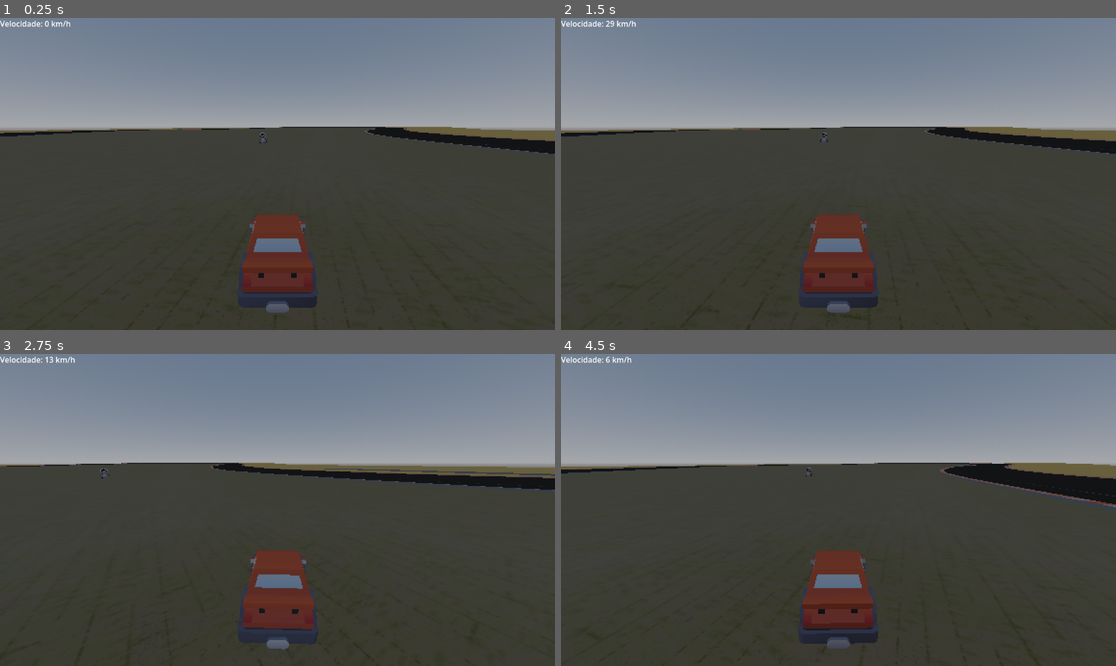
Above: before the commit, frames 1-4 (two rows, left to right).
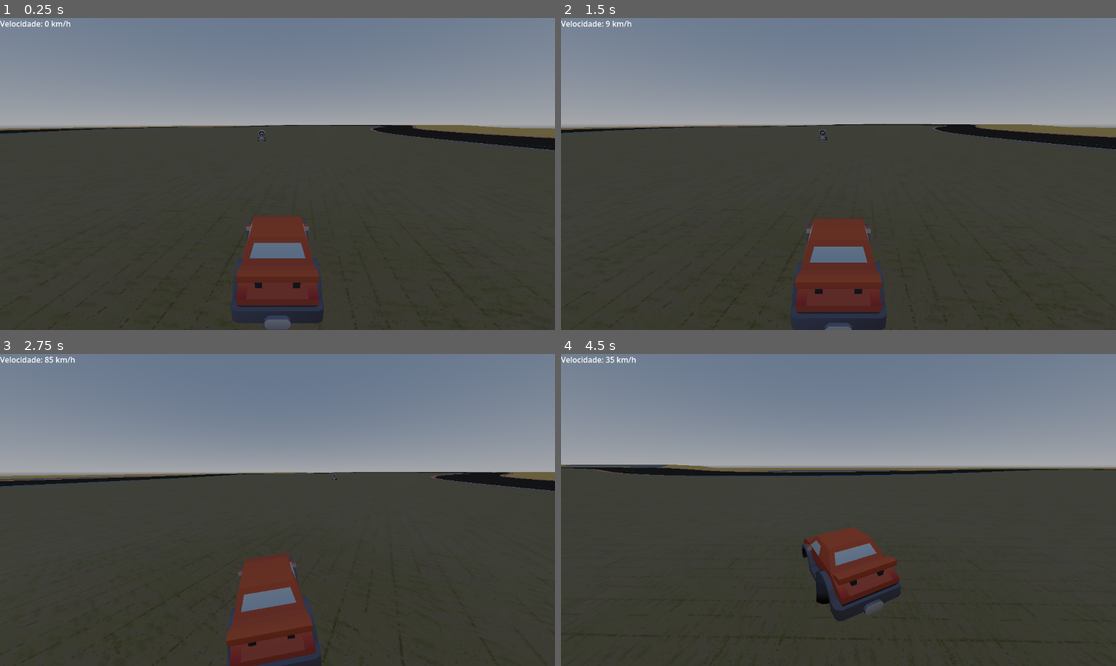
Above: after the commit, the same moments.

Repository: pdovitor/rogue-kart
Game: Godot game, scene res://Scenes/main.tscn
Same seed, same stepped clock (60 frames per second), same inputs: the game is played once before the commit and once after it.
Inputs:
- Up to frame 1 (0.25 s): no input
- Up to frame 2 (1.5 s): hold D (Steer_Right) 0.53-1.28 s; tap Shift (Drift) at 0.6, 1.35 s; tap Enter at 1.25 s; hold S (Brake) from 1.28 s (still down)
- Up to frame 3 (2.75 s): release S (Brake) at 2.03 s; hold D (Steer_Right) from 2.03 s (still down); tap Shift (Drift) at 2.1 s
- Up to frame 4 (4.5 s): release D (Steer_Right) at 2.78 s; hold W (Accelerate) 2.78-3.53 s; tap Shift (Drift) at 2.85, 3.6, 4.35 s; hold A (Steer_Left) from 3.53 s (still down)

The runs differ from the first frame. In frame 1, 4.0% of the frame differs, in the area x 0-100%, y 34-100%; in frame 2, 5.1%; in frame 3, 8.4%; in frame 4, 9.1%, in the area x 0-100%, y 0-95%.

Commit message:
melhoria da movimentação e câmera

Diff:
--- a/Scenes/car.tscn
+++ b/Scenes/car.tscn
@@ -265,7 +265,7 @@
 tracks/1/type = "value"
 tracks/1/imported = false
 tracks/1/enabled = true
-tracks/1/path = NodePath("SubViewportContainer/SubViewport/Car/Camera3D:fov")
+tracks/1/path = NodePath("SubViewportContainer/SubViewport/SpringArm3D/Camera3D:fov")
 tracks/1/interp = 1
 tracks/1/loop_wrap = true
 tracks/1/keys = {
@@ -282,7 +282,7 @@
 tracks/0/type = "value"
 tracks/0/imported = false
 tracks/0/enabled = true
-tracks/0/path = NodePath("SubViewportContainer/SubViewport/Car/Camera3D:fov")
+tracks/0/path = NodePath("SubViewportContainer/SubViewport/SpringArm3D/Camera3D:fov")
 tracks/0/interp = 1
 tracks/0/loop_wrap = true
 tracks/0/keys = {
@@ -299,7 +299,7 @@
 tracks/0/type = "value"
 tracks/0/imported = false
 tracks/0/enabled = true
-tracks/0/path = NodePath("SubViewportContainer/SubViewport/Car/Camera3D:fov")
+tracks/0/path = NodePath("SubViewportContainer/SubViewport/SpringArm3D/Camera3D:fov")
 tracks/0/interp = 1
 tracks/0/loop_wrap = true
 tracks/0/keys = {
@@ -328,11 +328,10 @@
 grow_horizontal = 2
 grow_vertical = 2
 stretch = true
-stretch_shrink = 2
 
 [node name="SubViewport" type="SubViewport" parent="SubViewportContainer" unique_id=923126793]
 handle_input_locally = false
-size = Vector2i(576, 324)
+size = Vector2i(1152, 648)
 render_target_update_mode = 4
 
 [node name="Ball" type="RigidBody3D" parent="SubViewportContainer/SubViewport" unique_id=853750109]
@@ -379,10 +378,6 @@
 mesh = SubResource("ArrayMesh_534nx")
 surface_material_override/0 = SubResource("StandardMaterial3D_argdw")
 
-[node name="Camera3D" type="Camera3D" parent="SubViewportContainer/SubViewport/Car" unique_id=202241637]
-transform = Transform3D(1, 0, 0, 0, 0.9690157, 0.24699901, 0, -0.24699901, 0.9690157, 0, 2.5, 3.6)
-fov = 80.0
-
 [node name="DriftTimer" type="Timer" parent="SubViewportContainer/SubViewport" unique_id=1935430453]
 wait_time = 1.25
 one_shot = true
@@ -395,5 +390,13 @@
 root_node = NodePath("../../..")
 libraries/ = SubResource("AnimationLibrary_yi23e")
 
+[node name="SpringArm3D" type="SpringArm3D" parent="SubViewportContainer/SubViewport" unique_id=1621489466]
+transform = Transform3D(1, 0, 0, 0, 0.9702957, 0.2419219, 0, -0.2419219, 0.9702957, 0, 0, 0)
+spring_length = 3.5
+margin = 5.0
+
+[node name="Camera3D" type="Camera3D" parent="SubViewportContainer/SubViewport/SpringArm3D" unique_id=202241637]
+fov = 80.0
+
 [connection signal="timeout" from="SubViewportContainer/SubViewport/DriftTimer" to="." method="_on_drift_timer_timeout"]
 [connection signal="timeout" from="SubViewportContainer/SubViewport/BoostTimer" to="." method="_on_boost_timer_timeout"]
--- a/Scripts/player.gd
+++ b/Scripts/player.gd
@@ -8,13 +8,16 @@
 @onready var DriftTimer = $SubViewportContainer/SubViewport/DriftTimer
 @onready var BoostTimer = $SubViewportContainer/SubViewport/BoostTimer
 @onready var Anim = $SubViewportContainer/SubViewport/AnimationPlayer
+@onready var SpringArm = $SubViewportContainer/SubViewport/SpringArm3D
+@onready var Cam = $SubViewportContainer/SubViewport/SpringArm3D/Camera3D
 
 var velocidade_kmh: int = 0
 
-var acceleration = 90.0
+var acceleration = 125.0
 var steering = 12.0
-var turn_speed = 5
+var turn_speed = 5.5
 var body_tilt = 30
+var hop_force = 15.0
 
 var speed_input = 0
 var rotate_input = 0
@@ -25,37 +28,78 @@
 var Boost = 1
 var DriftBoost = 1.75
 
-func _physics_process(_delta):
+func _physics_process(delta):
 	Car.transform.origin = Ball.transform.origin
 	Ball.apply_central_force(-Car.global_transform.basis.z * speed_input * Boost)
+	var height_offset = Vector3(0, 1.5, 0)
+
+	var target_pos = Car.global_position + height_offset
+	SpringArm.global_position = SpringArm.global_position.lerp(target_pos, 20.0 * delta)
+
+	var target_rotation = Car.global_rotation.y
+	SpringArm.rotation.y = lerp_angle(SpringArm.rotation.y, target_rotation, 8.0 * delta)
 
 func _process(delta):
-	speed_input = (Input.get_action_strength("Accelerate") - Input.get_action_strength("Brake")) * acceleration #
+	var gas = Input.get_action_strength("Accelerate")
+	var brake = Input.get_action_strength("Brake")
+	var vel_atual = Ball.linear_velocity.length()
 
-	# Captura a intenção de curva do jogador (-1 para direita, 1 para esquerda)
+	var target_speed = (gas - brake) * acceleration
+
+	var pedal_response = 0.0
+
+	if gas > 0 and brake == 0:
+		pedal_response = 200.0 # Motor responde rápido
+	elif brake > 0:
+		pedal_response = 300.0 # Freio forte
+	else:
+		pedal_response = 40.0  # Inércia - O carro desliza quando solta tudo
+
+	speed_input = move_toward(speed_input, target_speed, pedal_response * delta)
+
 	var steer_direction = Input.get_action_strength("Steer_Left") - Input.get_action_strength("Steer_Right") #
 
-	# Se o speed_input for menor que 0, inverte a direção já que esta dando ré
 	if speed_input < 0:
 		steer_direction = -steer_direction
 
-	rotate_input = deg_to_rad(steering) * steer_direction
+	var multiplicador_curva = 1.0
+
+	if vel_atual < 2.0:
+		multiplicador_curva = vel_atual / 2.0
+	else:
+
+		var fator_vel = clamp(vel_atual / 30.0, 0.0, 1.0)
+		multiplicador_curva = lerp(1.0, 0.6, fator_vel)
+
+	rotate_input = deg_to_rad(steering) * steer_direction * multiplicador_curva
+
 	RightWheel.rotation.y = rotate_input
 	LeftWheel.rotation.y = rotate_input
 
-	if Input.is_action_just_pressed("Drift") and not Drifting and rotate_input != 0 and speed_input > 0:
-		StartDrift()
+	if Input.is_action_just_pressed("Drift") and not Drifting and speed_input > 0:
+		Anim.play("Hop")
+		Ball.linear_velocity.y = 0
+		Ball.apply_central_impulse(Vector3.UP * hop_force)
+
+		if rotate_input != 0:
+			StartDrift()
+
+	var angulo_visual_alvo = 0.0
 
 	if Drifting:
-		# Captura o comando de direção puro sem a inversão da ré já que não faz drift de ré
+		angulo_visual_alvo = deg_to_rad(45.0) * DriftDirection
+
+	CarBody.rotation.y = lerp_angle(CarBody.rotation.y, angulo_visual_alvo, 10.0 * delta)
+
+	if Drifting:
 		var raw_steer = Input.get_action_strength("Steer_Left") - Input.get_action_strength("Steer_Right")
 
-		# quanto maior o driftamount mais fechada é a curva
-		var DriftAmount = raw_steer * deg_to_rad(steering * 0.67) #six seven
+		var forca_automatica = DriftDirection * deg_to_rad(steering * 0.8)
 
-		rotate_input = DriftDirection + DriftAmount
+		var ajuste_jogador = raw_steer * deg_to_rad(steering * 0.5)
+		rotate_input = forca_automatica + ajuste_jogador
 
-	if Drifting and (Input.is_action_just_released("Drift") or speed_input < 1):
+	if Drifting and (Input.is_action_just_released("Drift") or speed_input < 0.5):
 		StopDrift()
 
 	var velocidade_atual = Ball.linear_velocity.length()
@@ -64,25 +108,59 @@
 	if Ball.linear_velocity.length() > 0.75:
 		RotateCar(delta)
 
+	var current_speed = Ball.linear_velocity.length()
+	var speed_factor = clamp(current_speed / 30.0, 0.0, 1.0)
+
+	var base_fov = 75.0
+	var max_fov_add = 20.0
+
+	var base_spring_length = 3.5 # Distância normal da câmera
+	var max_length_add = 0.1
+
+	var target_fov = base_fov + (max_fov_add * speed_factor)
+	var target_length = base_spring_length + (max_length_add * speed_factor)
+
+	if Boost > 1.0:
+		target_fov += 5.0
+		target_length += 1.0
+
+	Cam.fov = lerp(Cam.fov, target_fov, 5.0 * delta)
+	SpringArm.spring_length = lerp(SpringArm.spring_length, target_length, 3.0 * delta)
+
+	if BoostTimer.is_stopped() and Boost > 1.0:
+		Boost = lerp(Boost, 1.0, 3.0 * delta)
+
+	if Boost > 1.0:
+		var shake_intensity = (Boost - 1.0) * 0.08
+
+		Cam.h_offset = randf_range(-shake_intensity, shake_intensity)
+		Cam.v_offset = randf_range(-shake_intensity, shake_intensity)
+	else:
+		Cam.h_offset = lerp(Cam.h_offset, 0.0, 15.0 * delta)
+		Cam.v_offset = lerp(Cam.v_offset, 0.0, 15.0 * delta)
+
+
 func RotateCar(delta):
 	var new_basis = Car.global_transform.basis.rotated(Car.global_transform.basis.y, rotate_input)
 	Car.global_transform.basis = Car.global_transform.basis.slerp(new_basis, turn_speed * delta)
 	Car.global_transform = Car.global_transform.orthonormalized()
 	var t = -rotate_input * Ball.linear_velocity.length() / body_tilt
-	CarBody.rotation.z = lerp(CarBody.rotation.z, t, 10 * delta)
+	CarBody.rotation.z = lerp(CarBody.rotation.z, t, 5 * delta)
 
 func StartDrift():
 	Drifting = true
-	Anim.play("Hop")
 	MinimumDrift = false
-	DriftDirection = rotate_input
 	DriftTimer.start()
+
+	var steer_direction = Input.get_action_strength("Steer_Left") - Input.get_action_strength("Steer_Right")
+	DriftDirection = sign(steer_direction)
+	if DriftDirection == 0:
+		DriftDirection = 1
 
 func StopDrift():
 	if MinimumDrift:
 		Boost = DriftBoost
 		BoostTimer.start()
-		Anim.play("ZoomOut")
 	Drifting = false
 	MinimumDrift = false
 
@@ -91,5 +169,4 @@
 		MinimumDrift = true
 
 func _on_boost_timer_timeout(): # -> void
-	Boost = 1.0
-	Anim.play("ZoomIn")
+	pass
--- a/project.godot
+++ b/project.godot
@@ -21,30 +21,35 @@
 "deadzone": 0.2,
 "events": [Object(InputEventKey,"resource_local_to_scene":false,"resource_name":"","device":-1,"window_id":0,"alt_press …(192 unchanged characters)…
 , Object(InputEventKey,"resource_local_to_scene":false,"resource_name":"","device":-1,"window_id":0,"alt_pressed":false …(186 unchanged characters)…
+, Object(InputEventJoypadMotion,"resource_local_to_scene":false,"resource_name":"","device":-1,"axis":5,"axis_value":1.0,"script":null)
 ]
 }
 Brake={
 "deadzone": 0.2,
 "events": [Object(InputEventKey,"resource_local_to_scene":false,"resource_name":"","device":-1,"window_id":0,"alt_press …(192 unchanged characters)…
 , Object(InputEventKey,"resource_local_to_scene":false,"resource_name":"","device":-1,"window_id":0,"alt_pressed":false …(186 unchanged characters)…
+, Object(InputEventJoypadMotion,"resource_local_to_scene":false,"resource_name":"","device":-1,"axis":4,"axis_value":1.0,"script":null)
 ]
 }
 Steer_Right={
 "deadzone": 0.2,
 "events": [Object(InputEventKey,"resource_local_to_scene":false,"resource_name":"","device":-1,"window_id":0,"alt_press …(192 unchanged characters)…
 , Object(InputEventKey,"resource_local_to_scene":false,"resource_name":"","device":-1,"window_id":0,"alt_pressed":false …(186 unchanged characters)…
+, Object(InputEventJoypadMotion,"resource_local_to_scene":false,"resource_name":"","device":-1,"axis":0,"axis_value":1.0,"script":null)
 ]
 }
 Steer_Left={
 "deadzone": 0.2,
 "events": [Object(InputEventKey,"resource_local_to_scene":false,"resource_name":"","device":-1,"window_id":0,"alt_press …(191 unchanged characters)…
 , Object(InputEventKey,"resource_local_to_scene":false,"resource_name":"","device":-1,"window_id":0,"alt_pressed":false …(186 unchanged characters)…
+, Object(InputEventJoypadMotion,"resource_local_to_scene":false,"resource_name":"","device":-1,"axis":0,"axis_value":-1.0,"script":null)
 ]
 }
 Drift={
 "deadzone": 0.2,
 "events": [Object(InputEventKey,"resource_local_to_scene":false,"resource_name":"","device":-1,"window_id":0,"alt_press …(195 unchanged characters)…
 , Object(InputEventKey,"resource_local_to_scene":false,"resource_name":"","device":-1,"window_id":0,"alt_pressed":false …(182 unchanged characters)…
+, Object(InputEventJoypadButton,"resource_local_to_scene":false,"resource_name":"","device":-1,"button_index":10,"pressure":0.0,"pressed":true,"script":null)
 ]
 }
 
